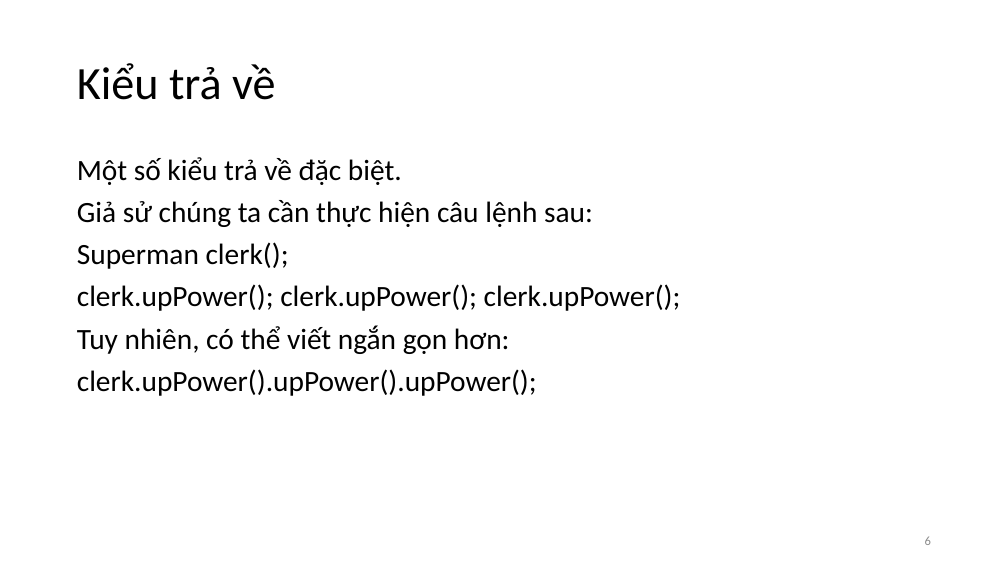
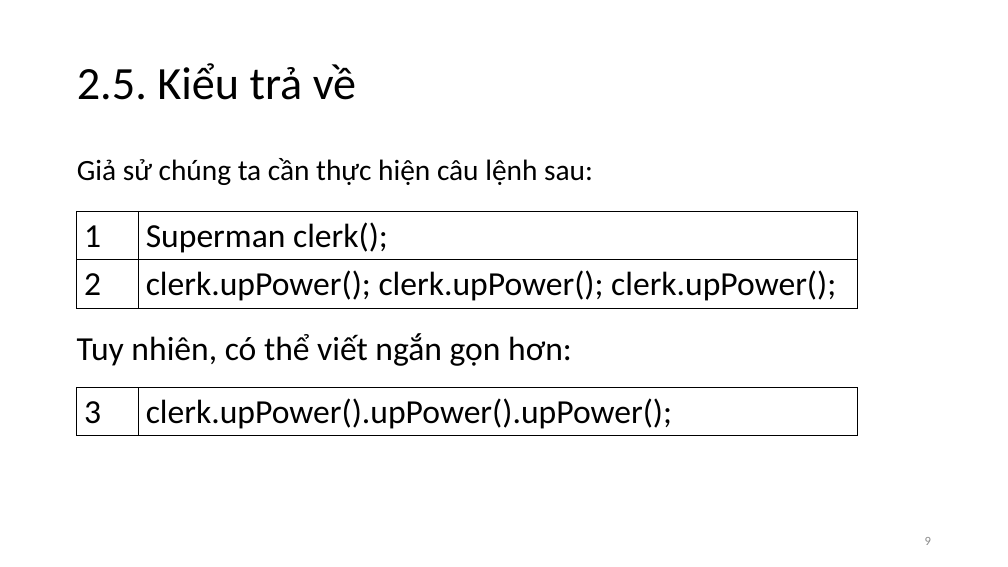
Before and after one commit to vutuanhai237/CourseMaterials, a slide deck: slide 9 of IT002-OOP/Slide thực hành/Lab 2. BasicOOP.pptx (slide 6 before the commit). Drawn at 1008x567 pixels with LibreOffice and Linux fonts; fonts in the diff are those of the drawing. Boxes give left, top, right and bottom in pixels: in the first picture for what was removed or moved away, otherwise in the second. Text is boxed around its words. In the diff, an @@ line names an element or a change of style, - is before the commit and + after.

```diff
--- a/IT002-OOP/Slide thực hành/Lab 2. BasicOOP.pptx
+++ b/IT002-OOP/Slide thực hành/Lab 2. BasicOOP.pptx
@@ title at box(77, 63, 356, 100): text changed @@
-Kiểu trả về
+2.5. Kiểu trả về
@@ text at box(77, 157, 402, 185): paragraph removed @@
-Một số kiểu trả về đặc biệt.
@@ table added at box(76, 211, 858, 307), 2 rows, 2 columns @@
+1 | Superman clerk();
+2 | clerk.upPower(); clerk.upPower(); clerk.upPower();
@@ text at box(77, 242, 681, 396): paragraphs removed @@
-Superman clerk();
-clerk.upPower(); clerk.upPower(); clerk.upPower();
-Tuy nhiên, có thể viết ngắn gọn hơn:
-clerk.upPower().upPower().upPower();
@@ text added at box(77, 333, 572, 366), 32 pt, text #000000 @@
+Tuy nhiên, có thể viết ngắn gọn hơn:
@@ table added at box(76, 388, 858, 436), 1 rows, 2 columns @@
+3 | clerk.upPower().upPower().upPower();
@@ page number at box(925, 537, 931, 545): text changed @@
-6
+9
```
Also in this commit, not shown: 6 other slides changed, 3 slides added, 36 other files.
